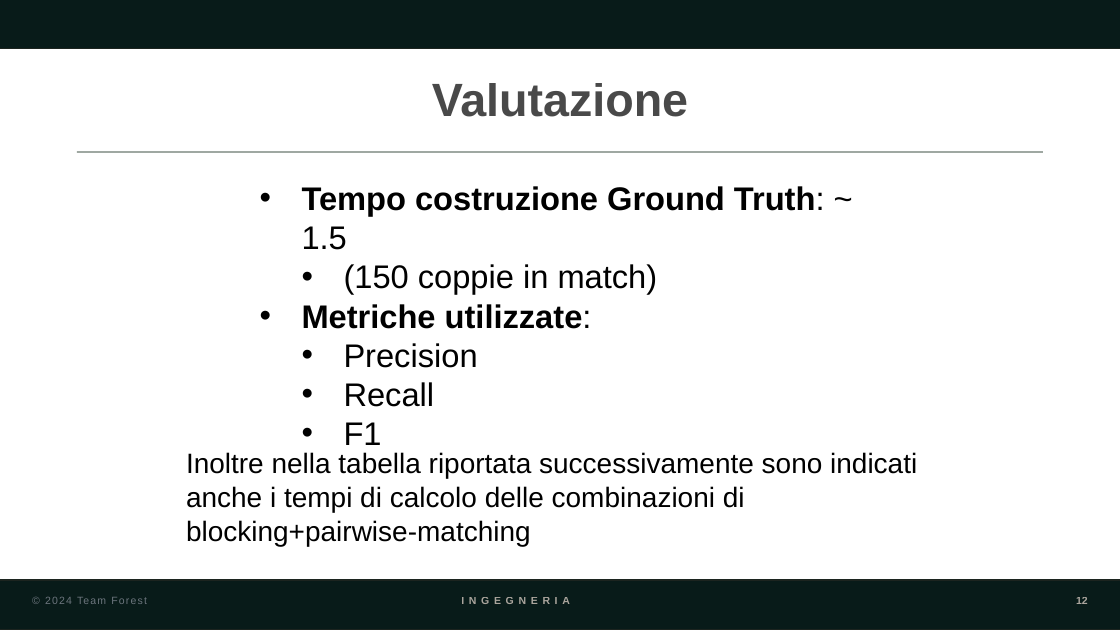
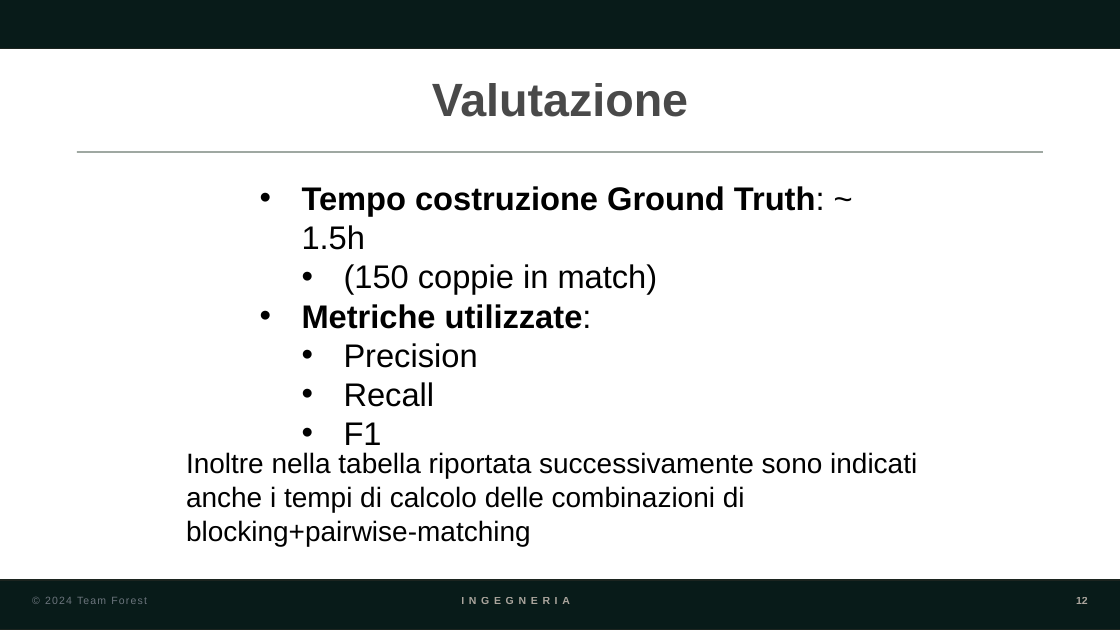
Before and after one commit to Xhst/data-engineering-projects, a slide deck: slide 13 of project-5/IDD-project5-presentation.pptx. Drawn at 1120x630 pixels with LibreOffice and Linux fonts; fonts in the diff are those of the drawing. Boxes give left, top, right and bottom in pixels: in the first picture for what was removed or moved away, otherwise in the second. Text is boxed around its words. In the diff, an @@ line names an element or a change of style, - is before the commit and + after.

Commit message:
update pptx 4 5

```diff
--- a/project-5/IDD-project5-presentation.pptx
+++ b/project-5/IDD-project5-presentation.pptx
@@ text at bbox=[302, 186, 825, 250]: text changed @@
-• Tempo costruzione Ground Truth: ~ 1.5
+• Tempo costruzione Ground Truth: ~ 1.5h
```
Also in this commit, not shown: 1 other slide changed, 1 other file.
